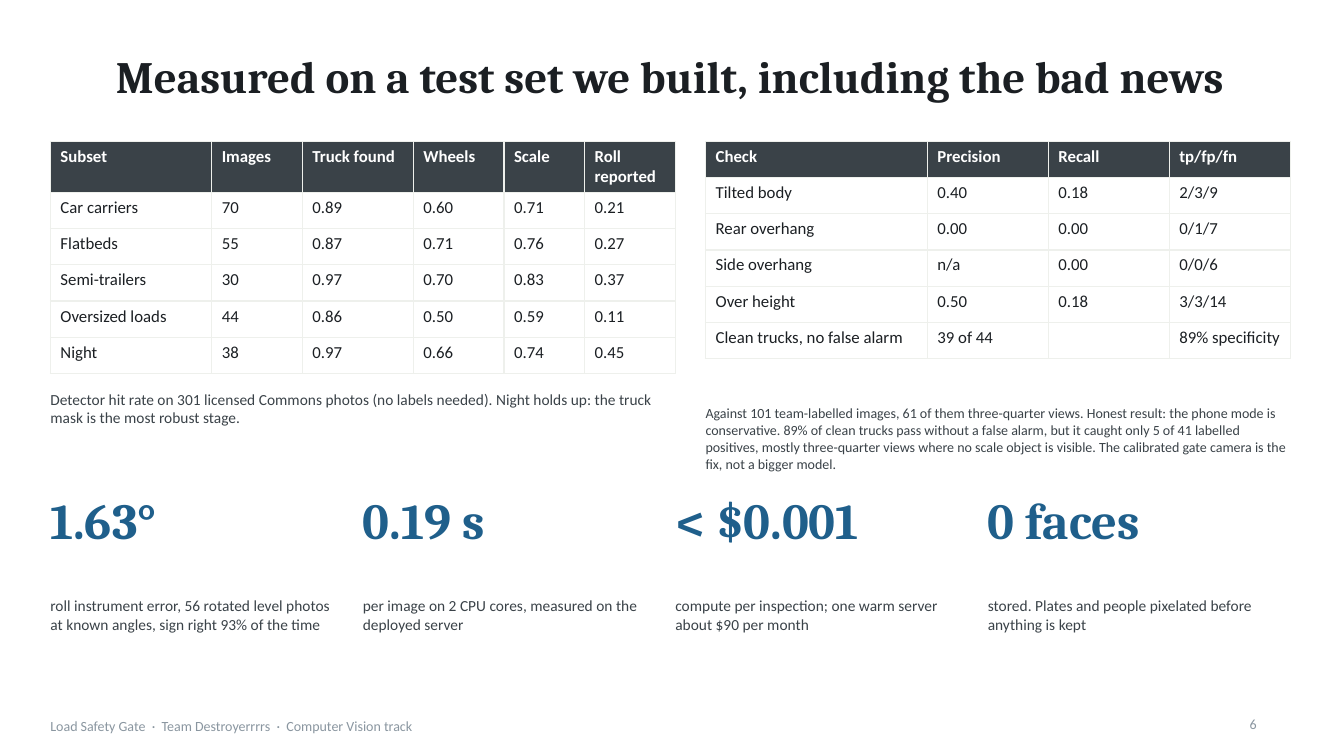
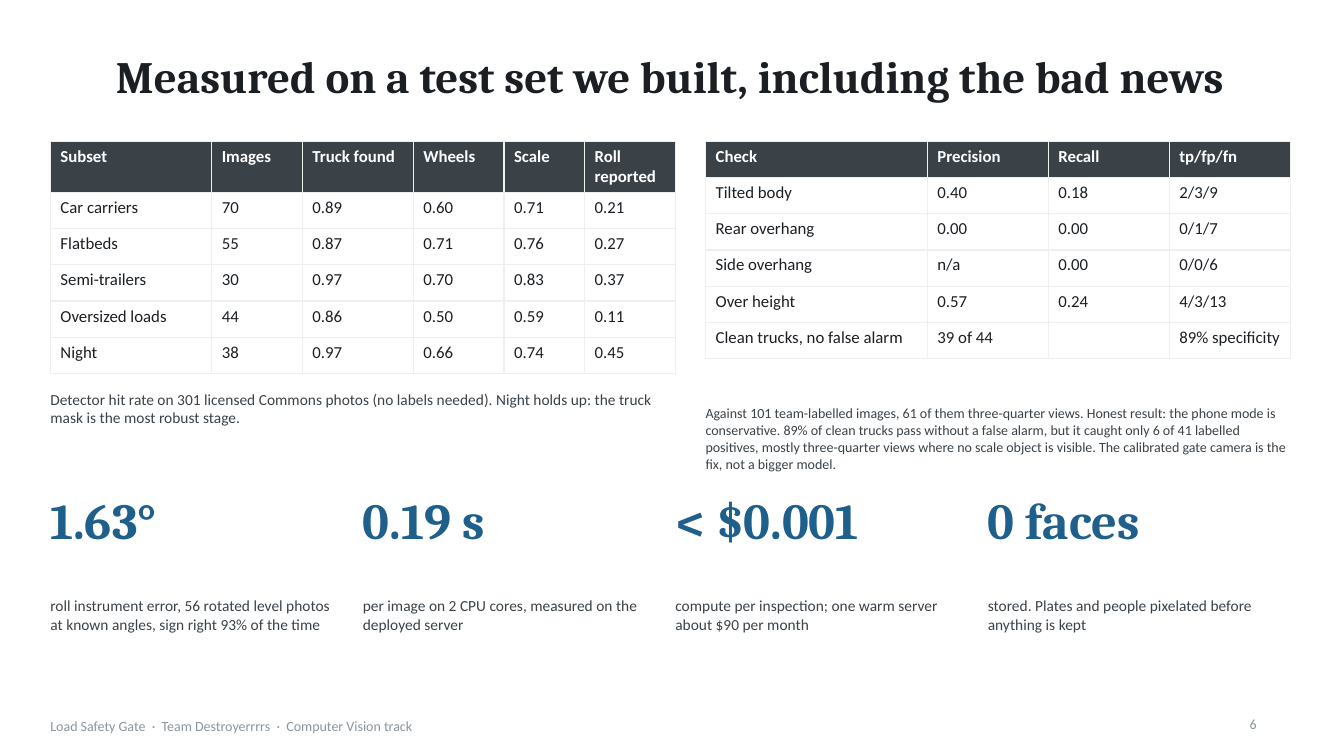
Before and after one commit to Winner-121/Destroyerrrrs_Final_Stage, a slide deck: slide 6 of deck/LoadSafetyGate_deck.pptx. Drawn at 1344x756 pixels with LibreOffice and Linux fonts; fonts in the diff are those of the drawing. Boxes give left, top, right and bottom in pixels: in the first picture for what was removed or moved away, otherwise in the second. Text is boxed around its words. In the diff, an @@ line names an element or a change of style, - is before the commit and + after.

```diff
--- a/deck/LoadSafetyGate_deck.pptx
+++ b/deck/LoadSafetyGate_deck.pptx
@@ table at bbox=[706, 141, 1291, 350] @@
-row 5: Over height | 0.50 | 0.18 | 3/3/14
+row 5: Over height | 0.57 | 0.24 | 4/3/13
@@ text at bbox=[706, 408, 1286, 472]: text changed @@
-Against 101 team-labelled images, 61 of them three-quarter views. Honest result: the phone mode is conservative. 89% of clean trucks pass without a false alarm, but it caught only 5 of 41 labelled positives, mostly three-quarter views where no scale object is visible. The calibrated gate camera is the fix, not a bigger model.
+Against 101 team-labelled images, 61 of them three-quarter views. Honest result: the phone mode is conservative. 89% of clean trucks pass without a false alarm, but it caught only 6 of 41 labelled positives, mostly three-quarter views where no scale object is visible. The calibrated gate camera is the fix, not a bigger model.
```
Also in this commit, not shown: 7 other files.
